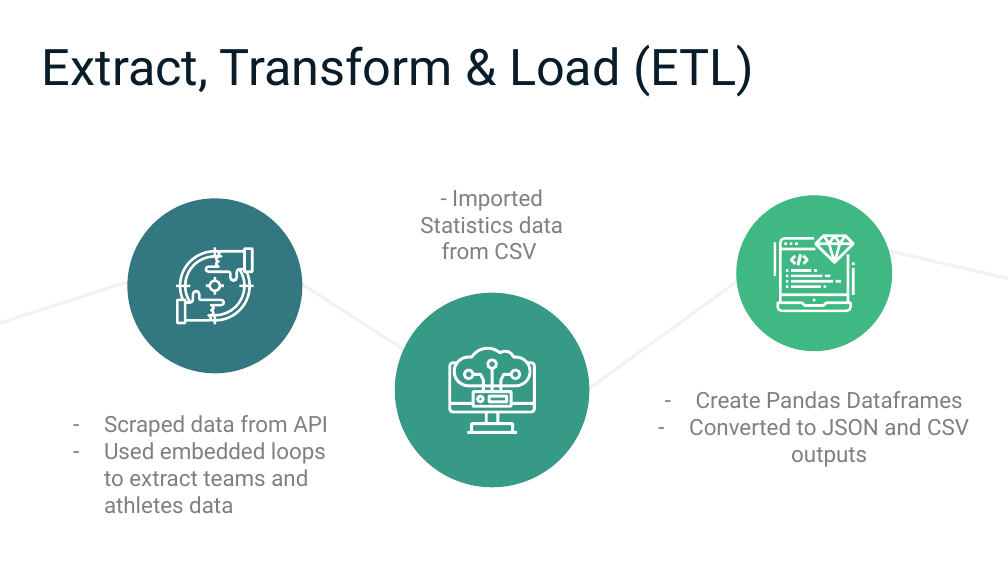
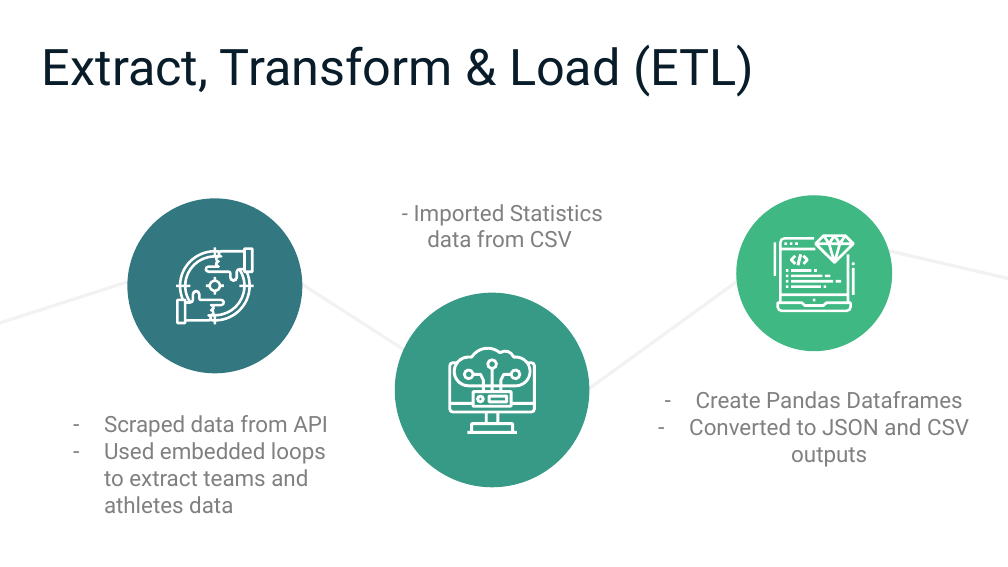
Before and after one commit to gusmendesbh/project3-group1, a slide deck: slide 6 of presentation/Group3_NFL_slides.pptx (slide 8 before the commit). Drawn at 1008x567 pixels with LibreOffice and Linux fonts; fonts in the diff are those of the drawing. Boxes give left, top, right and bottom in pixels: in the first picture for what was removed or moved away, otherwise in the second. Text is boxed around its words. In the diff, an @@ line names an element or a change of style, - is before the commit and + after.

```diff
--- a/presentation/Group3_NFL_slides.pptx
+++ b/presentation/Group3_NFL_slides.pptx
@@ text "- Imported Statistics data from ..." rewrapped from [420, 189, 563, 259] to [414, 204, 603, 247] @@
```
Also in this commit, not shown: 6 other slides changed, 1 slide added, 4 slides removed.
